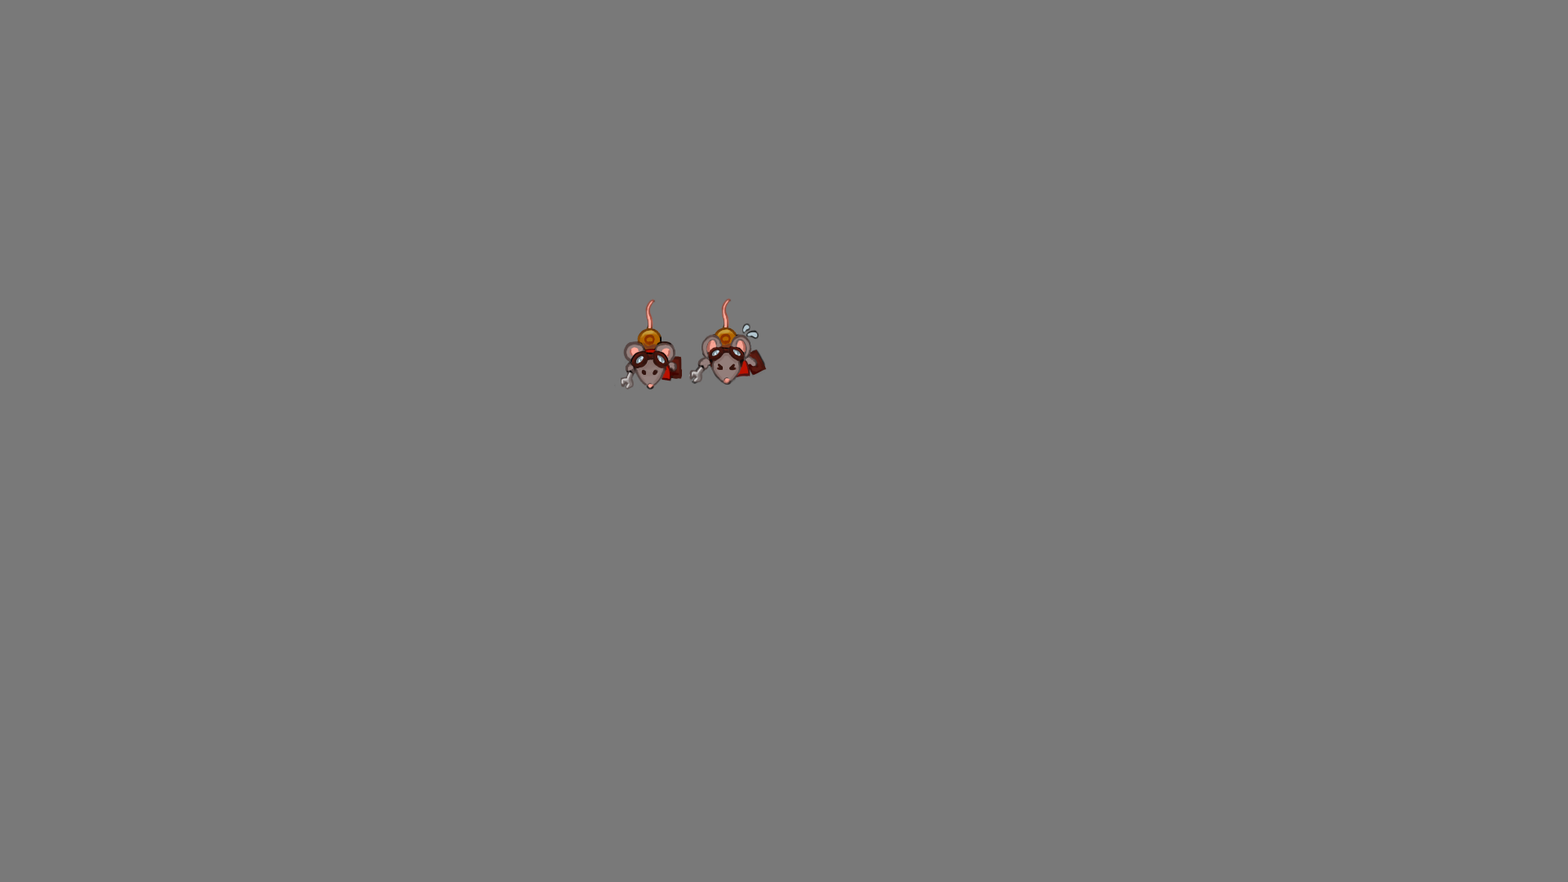
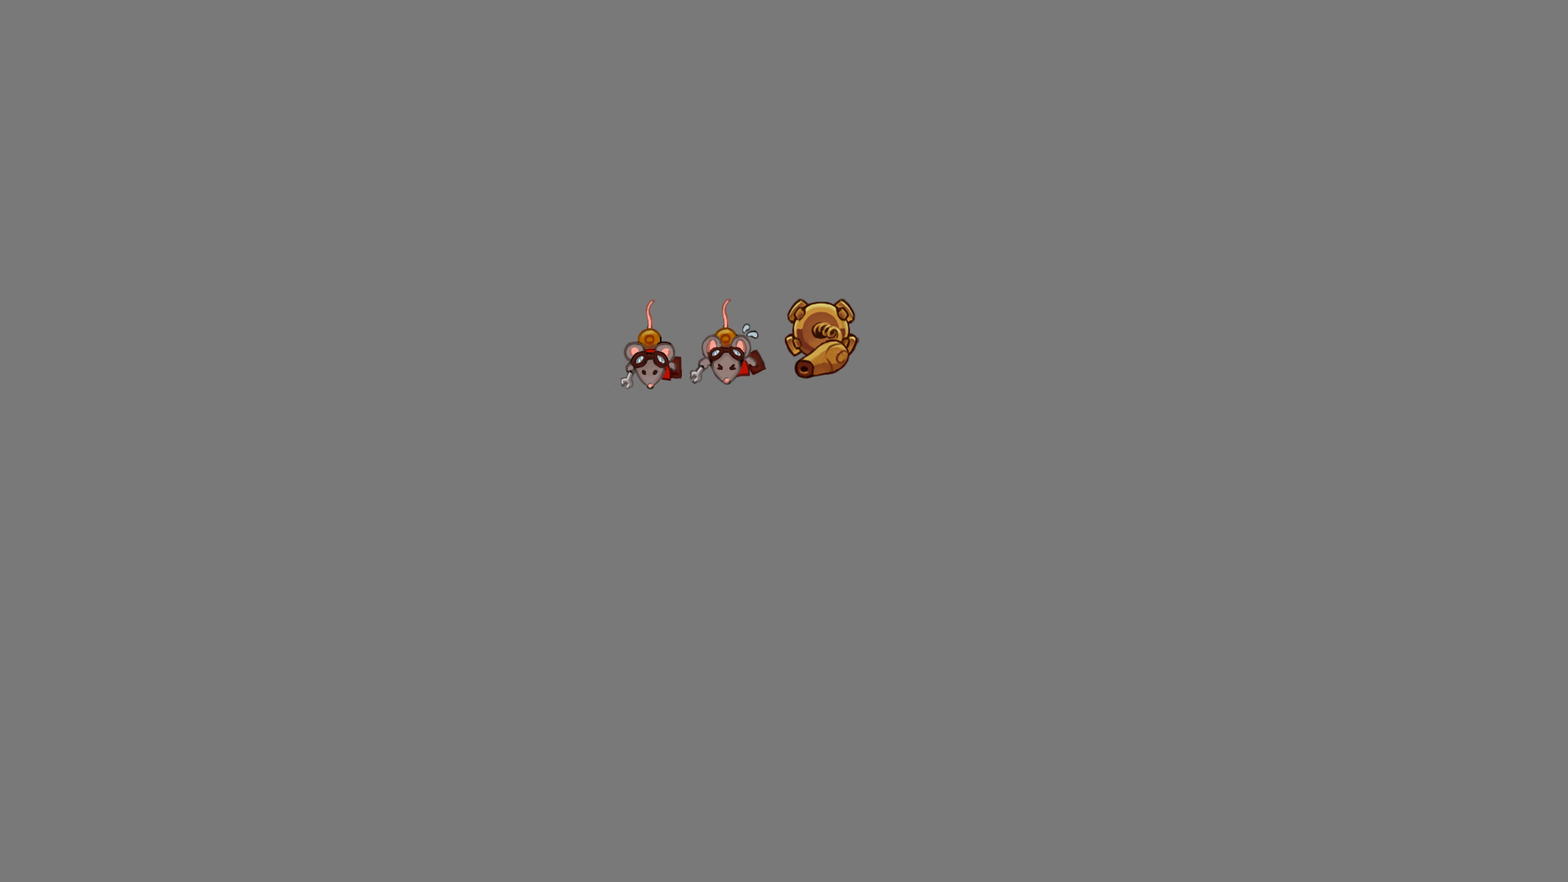
Before/after of a 1568 × 882 layered artwork. What changed in the layer stack:
added layer "Layer 33" above "Layer 1 copy" over [784, 298, 860, 379]